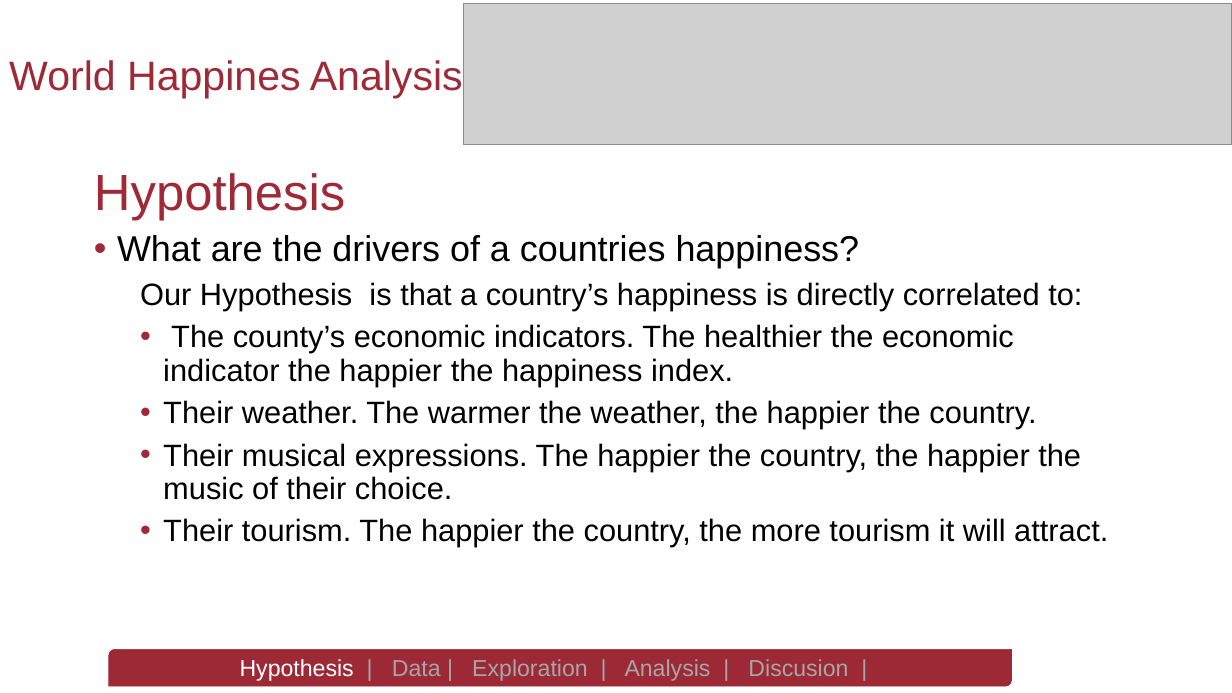
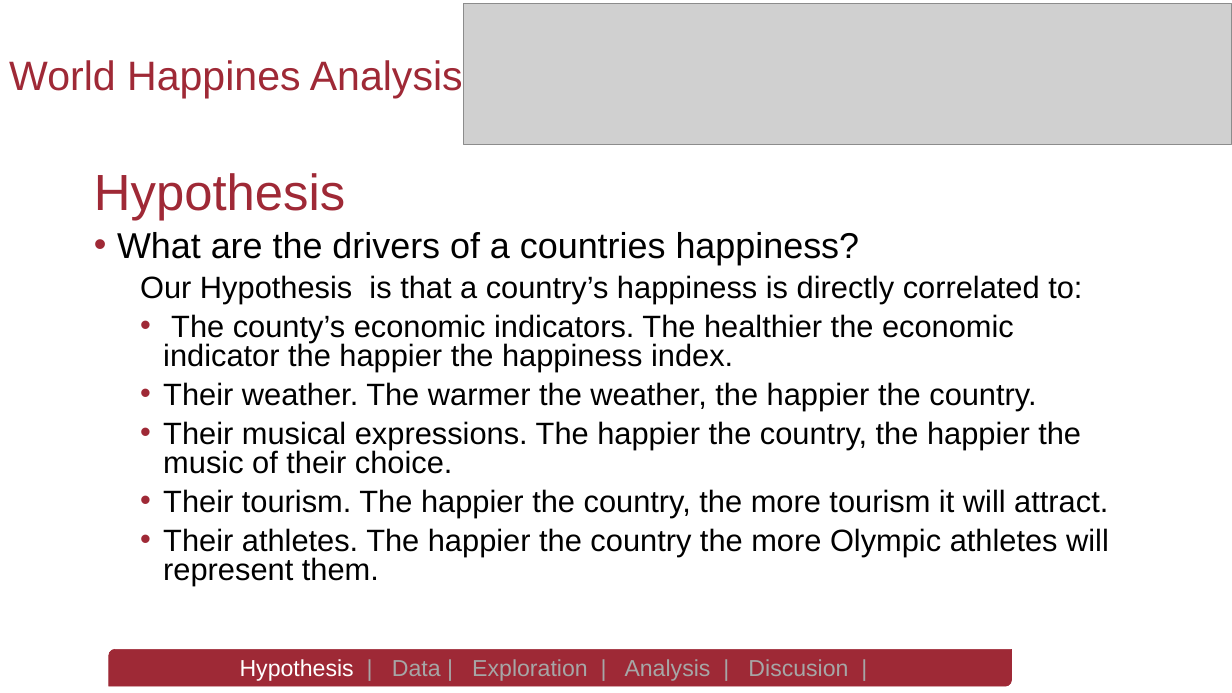
Before and after one commit to spastranas/GroupProject, a slide deck: slide 3 of World Happiness Analysis- Group 4 Final Presentation.pptx. Drawn at 1232x693 pixels with LibreOffice and Linux fonts; fonts in the diff are those of the drawing; grey boxes stand for pictures; background and template pictures are left out. Boxes give left, top, right and bottom in pixels: in the first picture for what was removed or moved away, otherwise in the second. Text is boxed around its words. In the diff, an @@ line names an element or a change of style, - is before the commit and + after.

```diff
--- a/World Happiness Analysis- Group 4 Final Presentation.pptx
+++ b/World Happiness Analysis- Group 4 Final Presentation.pptx
@@ text at (x1=117, y1=232, x2=1108, y2=518): line spacing 0.9 to 0.8 @@
@@ text at (x1=163, y1=528, x2=1109, y2=586): paragraph added @@
+  • Their athletes. The happier the country the more Olympic athletes will represent them.
```
Also in this commit, not shown: 3 other slides changed, 6 slides added, 2 other files.
